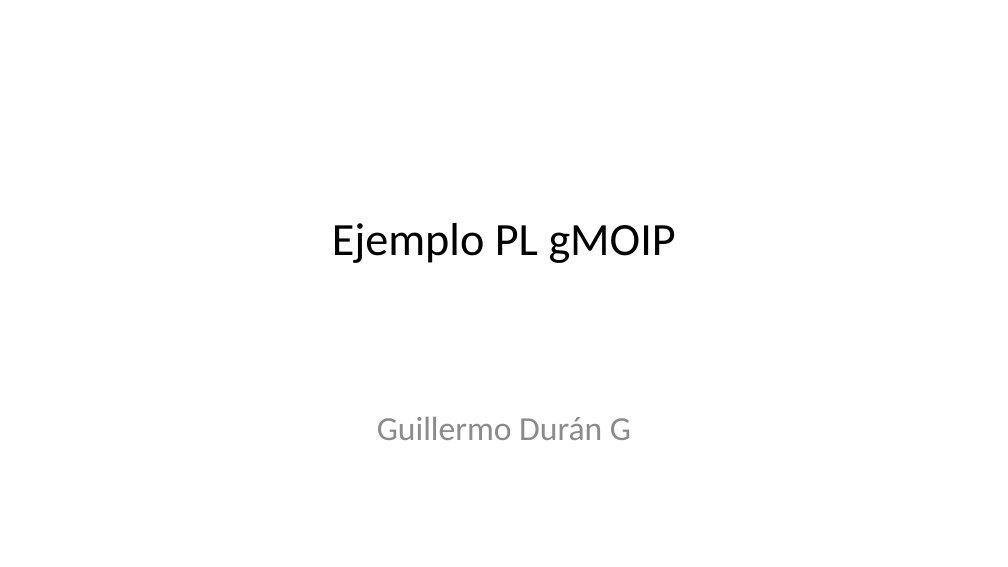
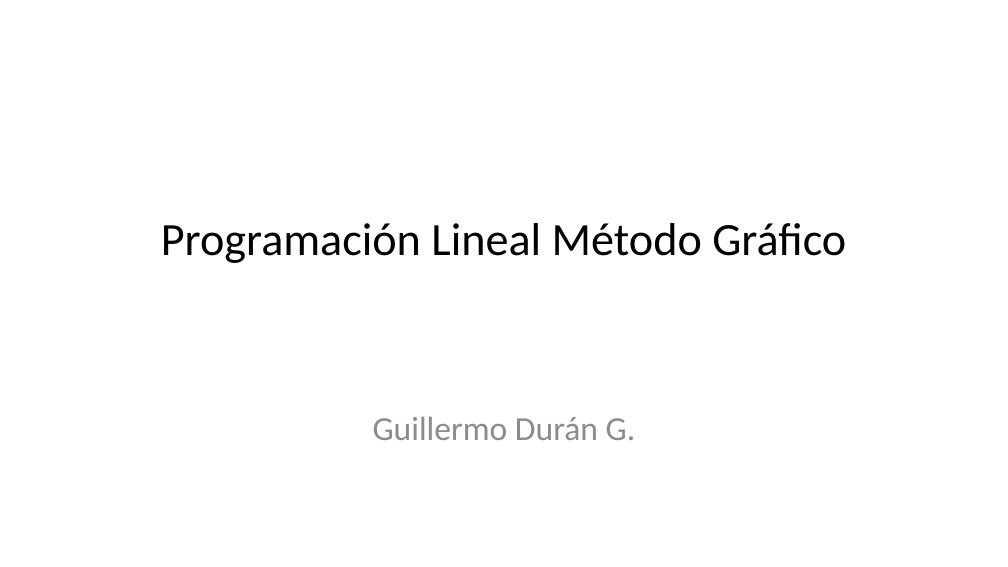
Before and after one commit to gdurang/Semana7, a slide deck: slide 1 of PL E1.pptx. Drawn at 1008x567 pixels with LibreOffice and Linux fonts; fonts in the diff are those of the drawing. Boxes give left, top, right and bottom in pixels: in the first picture for what was removed or moved away, otherwise in the second. Text is boxed around its words. In the diff, an @@ line names an element or a change of style, - is before the commit and + after.

```diff
--- a/PL E1.pptx
+++ b/PL E1.pptx
@@ title at box(161, 223, 846, 263): text changed @@
-Ejemplo PL gMOIP
+Programación Lineal Método Gráfico
@@ subtitle at box(373, 416, 636, 440): text changed @@
-Guillermo Durán G
+Guillermo Durán G.
```
Also in this commit, not shown: 1 other slide changed, 4 slides added, 2 slides removed, 6 other files.
